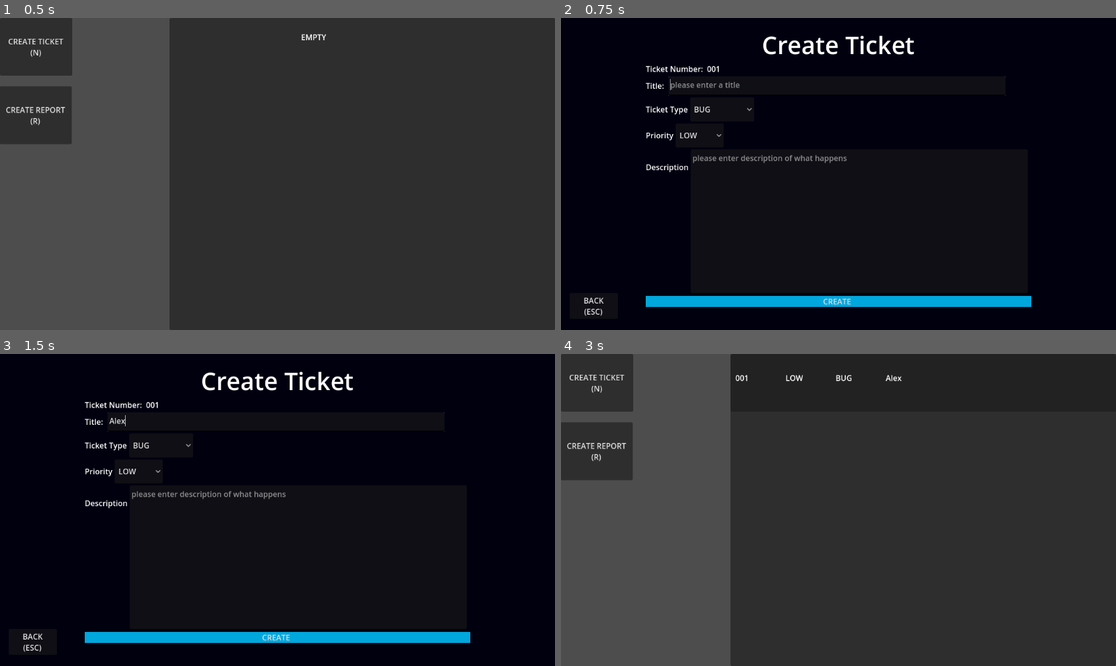
Above: before the commit, frames 1-4 (two rows, left to right).
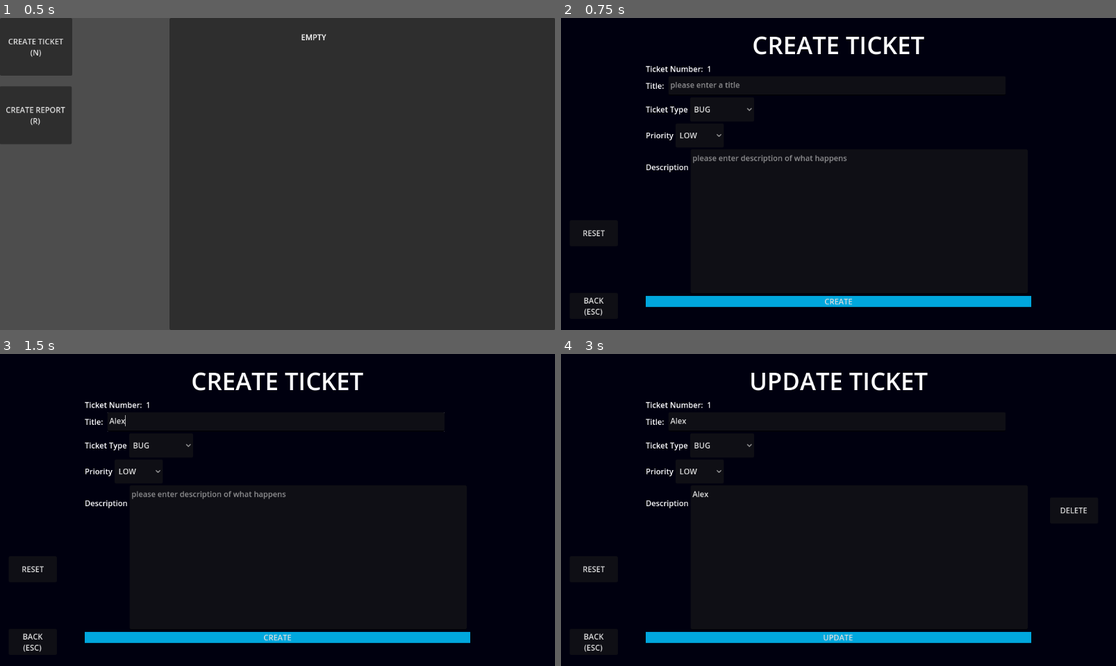
Above: after the commit, the same moments.

Repository: mathew-tran/report-template
Game: Godot game, scene res://main.tscn
Same seed, same stepped clock (60 frames per second), same inputs: the game is played once before the commit and once after it.
Inputs (mouse positions are in pixels of both pictures, inside the frame that each line leads up to):
- Up to frame 1 (0.5 s): no input
- Up to frame 2 (0.75 s): click "CREATE TICKET (N)" at 0.5 s
- Up to frame 3 (1.5 s): click (277, 422) at 1.27 s; type "Alex" at 1.35 s
- Up to frame 4 (3 s): click (860, 556) at 1.5 s; type "Alex" at 1.58 s; click "CREATE" at 2 s; click (921, 369) at 2.77 s

Frame 1 is identical in both runs. In frame 2, 1.1% of the frame differs, in the area x 4-81%, y 5-92%; in frame 3, 1.1%; in frame 4, 100%, in the area x 0-100%, y 0-100%.

Commit message:
made a v1 of a bug reporting template, will try it out tommorow

Diff:
--- a/Prefabs/BugEditPanel.tscn
+++ b/Prefabs/BugEditPanel.tscn
@@ -159,6 +159,40 @@
 text = "BACK
 (ESC)"
 
+[node name="ResetButton" type="Button" parent="."]
+custom_minimum_size = Vector2(100, 50)
+layout_mode = 1
+anchors_preset = 7
+anchor_left = 0.5
+anchor_top = 1.0
+anchor_right = 0.5
+anchor_bottom = 1.0
+offset_left = -558.0
+offset_top = -228.0
+offset_right = -458.0
+offset_bottom = -174.0
+grow_horizontal = 2
+grow_vertical = 0
+text = "RESET"
+
+[node name="DeleteButton" type="Button" parent="."]
+custom_minimum_size = Vector2(100, 50)
+layout_mode = 1
+anchors_preset = 7
+anchor_left = 0.5
+anchor_top = 1.0
+anchor_right = 0.5
+anchor_bottom = 1.0
+offset_left = 439.0
+offset_top = -350.0
+offset_right = 539.0
+offset_bottom = -296.0
+grow_horizontal = 2
+grow_vertical = 0
+text = "DELETE"
+
 [connection signal="visibility_changed" from="." to="." method="_on_visibility_changed"]
 [connection signal="button_up" from="VBoxContainer/Button" to="." method="_on_button_button_up"]
 [connection signal="button_up" from="BackButton" to="." method="_on_back_button_button_up"]
+[connection signal="button_up" from="ResetButton" to="." method="_on_reset_button_button_up"]
+[connection signal="button_up" from="DeleteButton" to="." method="_on_delete_button_button_up"]
--- a/Prefabs/BugPreview.tscn
+++ b/Prefabs/BugPreview.tscn
@@ -3,11 +3,11 @@
 [ext_resource type="Script" uid="uid://thhdfioal5rm" path="res://Scripts/BugPreview.gd" id="1_jbxc6"]
 
 [node name="BugPreview" type="Panel" node_paths=PackedStringArray("BugNumber", "BugPriority", "Type", "BugTitle")]
-custom_minimum_size = Vector2(800, 120)
+custom_minimum_size = Vector2(800, 60)
 anchors_preset = 10
 anchor_right = 1.0
 offset_right = -352.0
-offset_bottom = 120.0
+offset_bottom = 60.0
 grow_horizontal = 2
 script = ExtResource("1_jbxc6")
 BugNumber = NodePath("HBoxContainer/BugNumber")
@@ -15,11 +15,21 @@
 Type = NodePath("HBoxContainer/Type")
 BugTitle = NodePath("HBoxContainer/BugTitle")
 
+[node name="Button" type="Button" parent="."]
+layout_mode = 1
+anchors_preset = 15
+anchor_right = 1.0
+anchor_bottom = 1.0
+grow_horizontal = 2
+grow_vertical = 2
+
 [node name="HBoxContainer" type="HBoxContainer" parent="."]
 layout_mode = 0
 offset_left = 10.0
-offset_right = 1143.0
-offset_bottom = 40.0
+offset_top = -22.0
+offset_right = 796.0
+offset_bottom = 78.0
+mouse_filter = 2
 
 [node name="BugNumber" type="Label" parent="HBoxContainer"]
 custom_minimum_size = Vector2(100, 0)
@@ -38,7 +48,15 @@
 
 [node name="BugTitle" type="Label" parent="HBoxContainer"]
 clip_contents = true
-custom_minimum_size = Vector2(420, 100)
+custom_minimum_size = Vector2(420, 60)
 layout_mode = 2
-text = "The bug did this."
+text = "The bug did this.sad
+ad
+asd
+asda"
 vertical_alignment = 1
+autowrap_mode = 2
+clip_text = true
+text_overrun_behavior = 3
+
+[connection signal="button_up" from="Button" to="." method="_on_button_button_up"]
--- a/Scripts/BugEditPanel.gd
+++ b/Scripts/BugEditPanel.gd
@@ -9,17 +9,43 @@
 @export var ErrorText : Label
 
 var bCanTab = true
+var bIsDeleted = false
+
+func _ready() -> void:
+	ErrorText.text = ""
 func GetData():
 	return {
 		"BugNumber" : BugNumberText.text,
 		"Type" : TicketChoice.selected,
 		"Priority" : PriorityChoice.selected,
 		"Title" : TitleText.text,
-		"Desc" : DescriptionText.text
+		"Desc" : DescriptionText.text,
+		"Deleted" : bIsDeleted
 	}
+
+func SetData(bugData):
+	BugNumberText.text = bugData["BugNumber"]
+	TicketChoice.selected = bugData["Type"]
+	PriorityChoice.selected = bugData["Priority"]
+	TitleText.text = bugData["Title"]
+	DescriptionText.text = bugData["Desc"]
 
 func CanUpdate():
 	return TitleText.text != "" and DescriptionText.text != ""
+
+func Open(bugData):
+	$DeleteButton.visible = bugData != null
+	if bugData == null:
+		pass
+		BugNumberText.text = str(Finder.GetBugsOverview().LatestBugNumber)
+		UpdateButton.text = "CREATE"
+		$VBoxContainer/Label.text = "CREATE TICKET"
+	else:
+		SetData(bugData)
+		UpdateButton.text = "UPDATE"
+		$VBoxContainer/Label.text = "UPDATE TICKET"
+	bIsDeleted = false
+	visible = true
 
 func _on_button_button_up() -> void:
 	if is_visible_in_tree():
@@ -28,6 +54,7 @@
 			Finder.GetMainControl().OnBugAdded.emit(GetData())
 			visible = false
 			ErrorText.text = ""
+			Reset()
 		else:
 			ErrorText.text = "Title or description is empty!"
 
@@ -40,9 +67,9 @@
 			visible = true
 		if Input.is_action_just_pressed("create_report"):
 			Finder.GetMainControl().CreateReport()
+
 func _on_visibility_changed() -> void:
-	if is_visible_in_tree():
-		Reset()
+	pass
 
 func Reset():
 	TicketChoice.select(0)
@@ -55,3 +82,13 @@
 
 func _on_back_button_button_up() -> void:
 	visible = false
+
+
+func _on_reset_button_button_up() -> void:
+	Reset()
+
+
+func _on_delete_button_button_up() -> void:
+	bIsDeleted = true
+	_on_button_button_up()
+	bIsDeleted = false
--- a/Scripts/BugPreview.gd
+++ b/Scripts/BugPreview.gd
@@ -7,6 +7,7 @@
 @export var Type : Label
 @export var BugTitle : Label
 
+var BugNumberRef
 #func GetData():
 	#return {
 		#"BugNumber" : BugNumberText.text,
@@ -21,3 +22,10 @@
 	BugPriority.text = Helper.GetPriorityString(bugData["Priority"])
 	Type.text = Helper.GetTicketTypeString(bugData["Type"])
 	BugTitle.text = bugData["Title"]
+	BugNumberRef = bugData["BugNumber"]
+	if bugData["Deleted"]:
+		visible = false
+
+
+func _on_button_button_up() -> void:
+	Finder.GetBugsOverview().OpenExistingBug(int(BugNumberRef) - 1)
--- a/Scripts/BugsOverview.gd
+++ b/Scripts/BugsOverview.gd
@@ -3,7 +3,7 @@
 class_name BugsOverview
 
 var Bugs = []
-
+var LatestBugNumber = 1
 @export var BugHolder : VBoxContainer
 
 func GetTicketAmount():
@@ -17,10 +17,16 @@
 		for child in BugHolder.get_children():
 			child.queue_free()
 
-	Bugs.append(bugData)
-	var previewInstance = load("res://Prefabs/BugPreview.tscn").instantiate() as BugPreview
-	BugHolder.add_child(previewInstance)
-	previewInstance.Setup(bugData)
+	var bugNumber = int(bugData["BugNumber"]) - 1
+	if Bugs.size() > bugNumber:
+		BugHolder.get_child(bugNumber).Setup(bugData)
+		Bugs[bugNumber] = bugData
+	else:
+		Bugs.append(bugData)
+		LatestBugNumber += 1
+		var previewInstance = load("res://Prefabs/BugPreview.tscn").instantiate() as BugPreview
+		BugHolder.add_child(previewInstance)
+		previewInstance.Setup(bugData)
 
 func SortByPrio(bugDataA, bugDataB):
 	return bugDataA["Priority"] > bugDataB["Priority"]
@@ -29,6 +35,10 @@
 	var tickets = []
 	for bug in Bugs:
 		if bug["Type"] == type:
-			tickets.append(bug)
+			if bug["Deleted"] == false:
+				tickets.append(bug)
 	tickets.sort_custom(SortByPrio)
 	return tickets
+
+func OpenExistingBug(bugNumber):
+	Finder.GetMainControl().OpenBug(Bugs[bugNumber])
--- a/Scripts/MainControl.gd
+++ b/Scripts/MainControl.gd
@@ -5,7 +5,10 @@
 signal OnBugAdded(bugData)
 
 func _on_create_ticket_button_button_up() -> void:
-	$Panel.visible = true
+	$Panel.Open(null)
+
+func OpenBug(bugData):
+	$Panel.Open(bugData)
 
 func CreateSection(type, title):
 	var tickets = Finder.GetBugsOverview().GetTicketsOfType(type)
